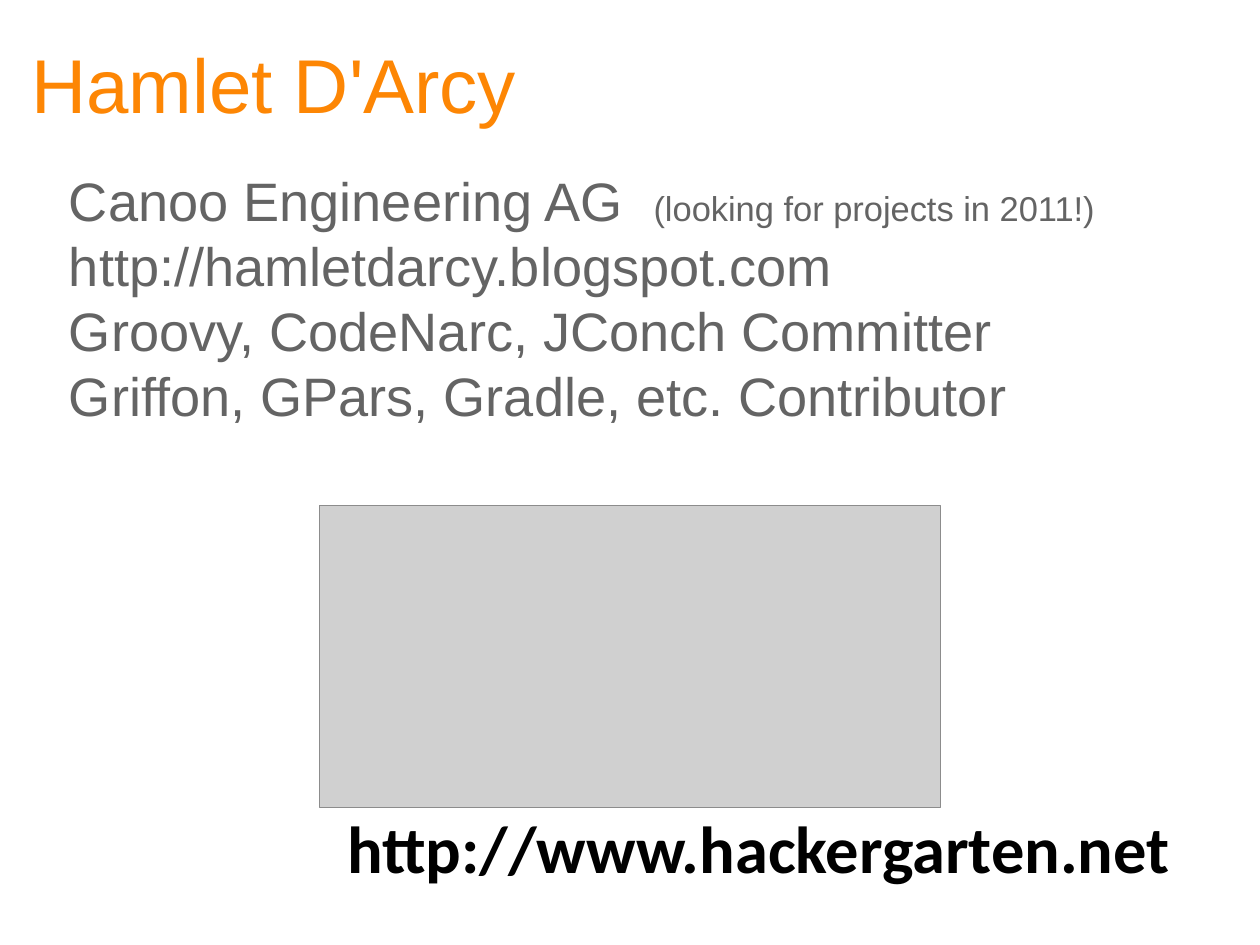
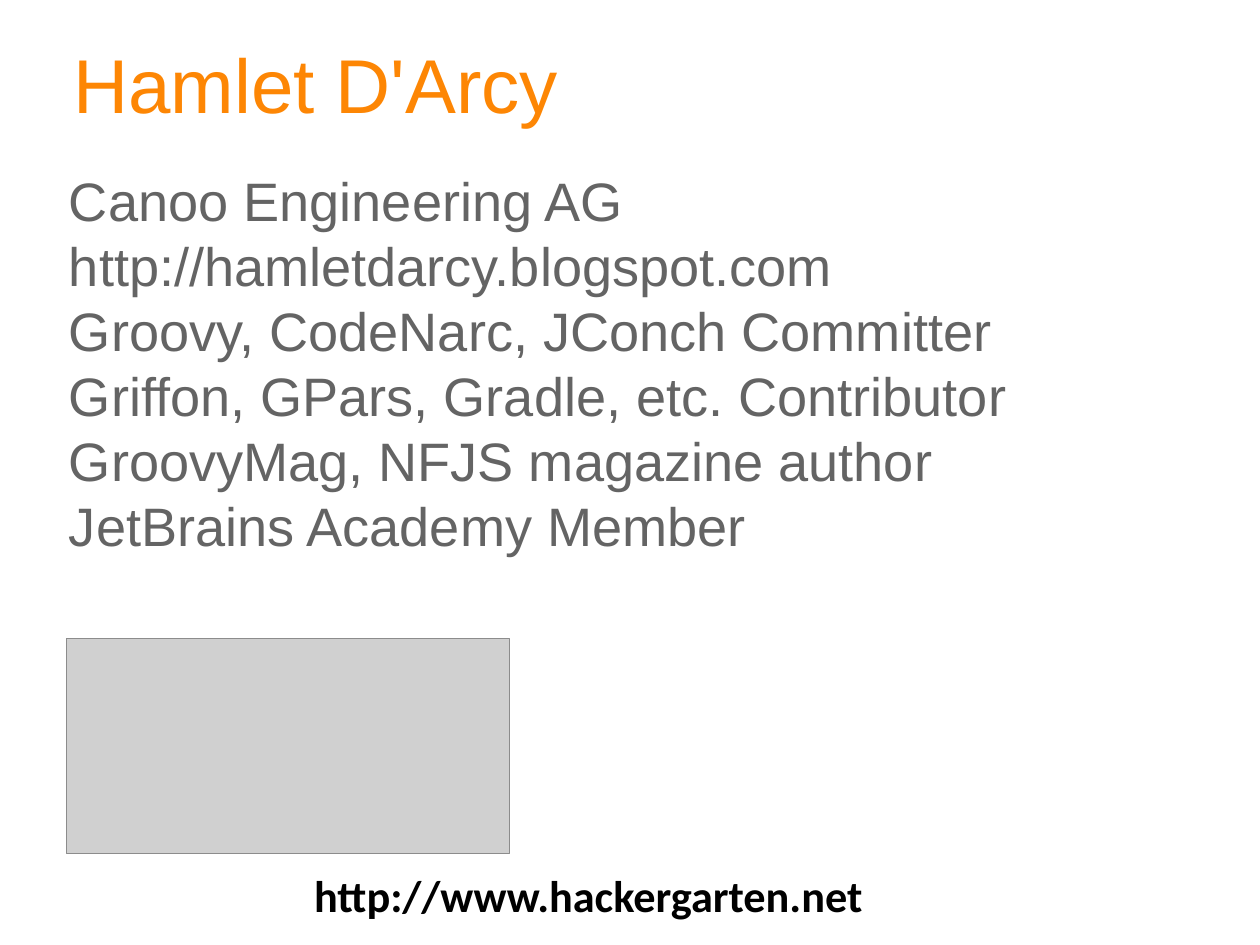
Before and after one commit to HamletDRC/presentations, a slide deck: slide 2 of asttransformations/asttransforms_devoxx.odp. Drawn at 1260x945 pixels with LibreOffice and Linux fonts; fonts in the diff are those of the drawing; grey boxes stand for pictures; background and template pictures are left out. Boxes give left, top, right and bottom in pixels: in the first picture for what was removed or moved away, otherwise in the second. Text is boxed around its words. In the diff, an @@ line names an element or a change of style, - is before the commit and + after.

```diff
--- a/asttransformations/asttransforms_devoxx.odp
+++ b/asttransformations/asttransforms_devoxx.odp
@@ title "Hamlet D'Arcy": place and size @@
-title "Hamlet D'Arcy" at (31,57,516,128)
+title "Hamlet D'Arcy" at (73,57,558,128)
@@ text at (69,182,1006,555): text changed @@
-Canoo Engineering AG (looking for projects in 2011!)
-http://hamletdarcy.blogspot.com
-Groovy, CodeNarc, JConch Committer
-Griffon, GPars, Gradle, etc. Contributor
+Canoo Engineering AG
+http://hamletdarcy.blogspot.com
+Groovy, CodeNarc, JConch Committer
+Griffon, GPars, Gradle, etc. Contributor
+GroovyMag, NFJS magazine author
+JetBrains Academy Member
@@ picture: place and size @@
-picture at (320,506,940,808)
+picture at (66,639,509,854)
@@ text "http://www.hackergarten.net": place and size @@
-text "http://www.hackergarten.net" at (347,826,1169,885)
+text "http://www.hackergarten.net" at (314,881,862,920)
@@ text "http://www.hackergarten.net" at (314,881,862,920): size 54 to 36 pt @@
```
Also in this commit, not shown: 5 other slides changed, 1 slide added, 3 slides removed, 4 other files.
